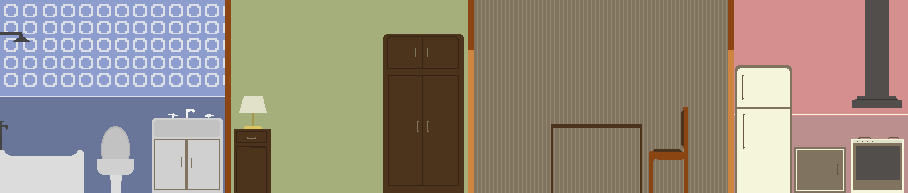
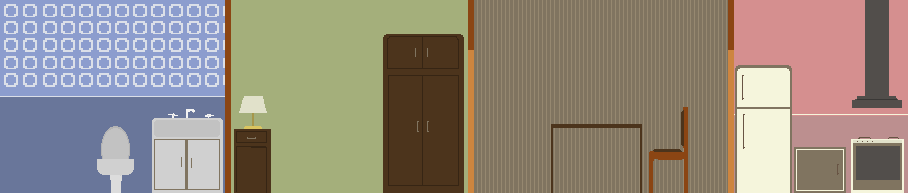
Two versions of the same layered image (908x193). Layer-by-layer changes:
hid "bañera" over bbox(0, 32, 84, 193)
